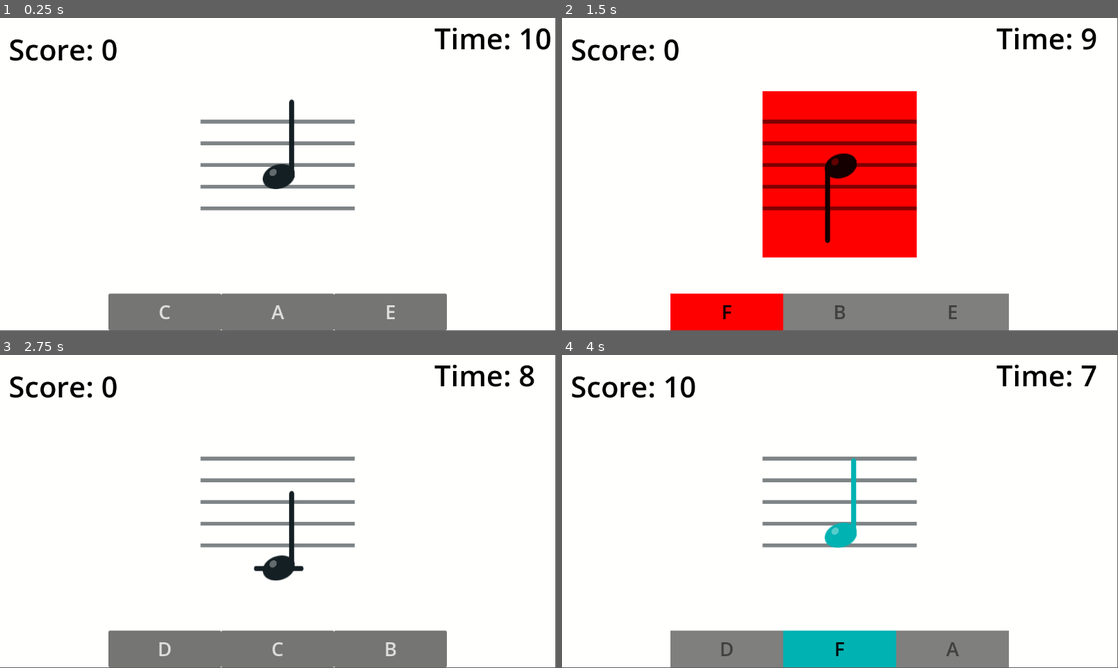
Above: before the commit, frames 1-4 (two rows, left to right).
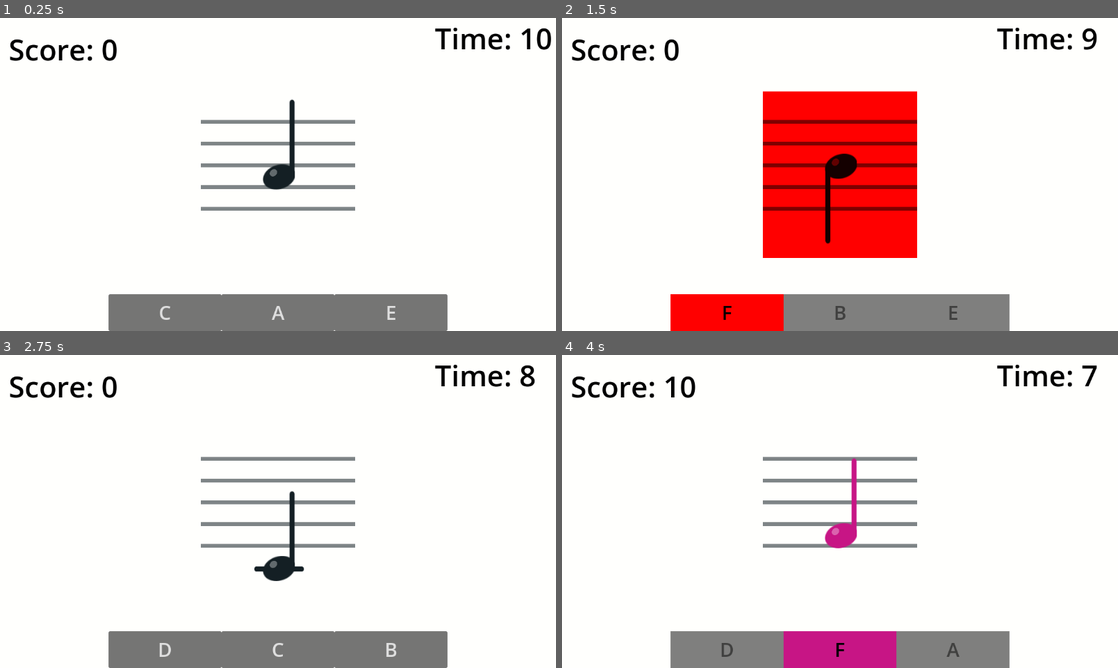
Above: after the commit, the same moments.

Repository: firesmoker/flashcards1
Game: Godot game, scene res://scenes/game.tscn
Same seed, same stepped clock (60 frames per second), same inputs: the game is played once before the commit and once after it.
Inputs:
- Up to frame 1 (0.25 s): no input
- Up to frame 2 (1.5 s): click "C" at 0.5 s; click "F" at 1.25 s
- Up to frame 3 (2.75 s): click "B" at 2 s
- Up to frame 4 (4 s): click "D" at 2.75 s; click "F" at 3.5 s
In our replay, the window is 799x449 before the commit and 800x450 after it. These sizes can differ from the game's own. Grey fills any space a smaller window leaves; there, only what the larger window draws over its background counts as a difference.

The runs differ from the first frame. In frame 1, 1.4% of the frame differs, in the area x 1-100%, y 3-100%; in frame 2, 1.6%; in frame 3, 1.4%; in frame 4, 4.1%, in the area x 1-97%, y 3-100%.

Commit message:
note sounds and more

Diff:
--- a/project.godot
+++ b/project.godot
@@ -22,7 +22,7 @@
 [display]
 
 window/size/always_on_top=true
-window/handheld/orientation=6
+window/stretch/mode="viewport"
 
 [rendering]
 
--- a/scenes/game.tscn
+++ b/scenes/game.tscn
@@ -23,6 +23,8 @@
 		button.change_note(\"G\")
 "
 
+[sub_resource type="StyleBoxFlat" id="StyleBoxFlat_gee14"]
+
 [node name="Game" type="Node2D"]
 
 [node name="UI" type="CanvasLayer" parent="."]
@@ -143,12 +145,13 @@
 metadata/_edit_use_anchors_ = true
 
 [node name="GameOverOverlay" type="Panel" parent="UI"]
-visible = false
+z_index = 100
 anchors_preset = 15
 anchor_right = 1.0
 anchor_bottom = 1.0
 grow_horizontal = 2
 grow_vertical = 2
+theme_override_styles/panel = SubResource("StyleBoxFlat_gee14")
 
 [node name="Label" type="Label" parent="UI/GameOverOverlay"]
 self_modulate = Color(0, 0, 0, 1)
--- /dev/null
+++ b/scenes/staff.tscn
@@ -0,0 +1,58 @@
+[gd_scene load_steps=2 format=3 uid="uid://cpieisjh0o5j1"]
+
+[ext_resource type="Texture2D" uid="uid://d4jl2ceml1s6k" path="res://LedgerLine_Center.png" id="1_0mpdh"]
+
+[node name="Staff" type="Control"]
+layout_mode = 3
+anchors_preset = 15
+anchor_right = 1.0
+anchor_bottom = 1.0
+offset_right = -1090.0
+offset_bottom = -587.0
+grow_horizontal = 2
+grow_vertical = 2
+
+[node name="Line1" type="TextureRect" parent="."]
+layout_mode = 1
+anchors_preset = 10
+anchor_right = 1.0
+offset_bottom = 4.0
+grow_horizontal = 2
+texture = ExtResource("1_0mpdh")
+expand_mode = 1
+
+[node name="Line2" type="TextureRect" parent="."]
+layout_mode = 1
+anchors_preset = 10
+anchor_right = 1.0
+offset_bottom = 4.0
+grow_horizontal = 2
+texture = ExtResource("1_0mpdh")
+expand_mode = 1
+
+[node name="Line3" type="TextureRect" parent="."]
+layout_mode = 1
+anchors_preset = 10
+anchor_right = 1.0
+offset_bottom = 4.0
+grow_horizontal = 2
+texture = ExtResource("1_0mpdh")
+expand_mode = 1
+
+[node name="Line4" type="TextureRect" parent="."]
+layout_mode = 1
+anchors_preset = 10
+anchor_right = 1.0
+offset_bottom = 4.0
+grow_horizontal = 2
+texture = ExtResource("1_0mpdh")
+expand_mode = 1
+
+[node name="Line5" type="TextureRect" parent="."]
+layout_mode = 1
+anchors_preset = 10
+anchor_right = 1.0
+offset_bottom = 4.0
+grow_horizontal = 2
+texture = ExtResource("1_0mpdh")
+expand_mode = 1
--- a/scripts/game_manager.gd
+++ b/scripts/game_manager.gd
@@ -35,6 +35,8 @@
 @onready var game_over_overlay: Panel = $"../UI/GameOverOverlay"
 @onready var restart_button: Button = $"../UI/GameOverOverlay/RestartButton"
 
+var chosen_element1: Variant
+var chosen_element2: Variant
 var current_note_buttons: Array
 signal ready_for_next_level
 signal success
@@ -170,11 +172,21 @@
 	note_image.visible = !toggle
 	staff.visible = !toggle
 
+func determine_match_success(element1: Variant, element2: Variant) -> bool:
+	return element1.note == element2.note
+		#emit_signal("success",true, element1,element2)
+		#return true
+	#else:
+		#return false
+
+func choose_element(element: Variant) -> void:
+	pass
+
 
 func determine_success(button_pressed: Button = null) -> bool:
 	if recieved_note == note_on_staff.note:
-		audio.stream = audio.get_sound("click")
-		audio.play()
+		#audio.stream = audio.get_sound("click")
+		#audio.play()
 		#if button_pressed:
 		emit_signal("success",true, button_pressed)
 		update_score(success_score_bonus)
@@ -186,8 +198,8 @@
 		emit_signal("ready_for_next_level")
 		return true
 	else:
-		audio.stream = audio.get_sound("wrong")
-		audio.play()
+		#audio.stream = audio.get_sound("wrong")
+		#audio.play()
 		#if button_pressed:
 		emit_signal("success",false, button_pressed)
 		#print("fail!")
@@ -207,15 +219,27 @@
 			button.mouse_filter = Control.MOUSE_FILTER_STOP
 
 
+func get_user_input_new(element: Variant) -> void:
+	choose_element(element)
+
 func get_user_input(selected_note: String, button_pressed: Button = null) -> void:
 	input_enabled = false
 	disable_buttons()
 	recieved_note = selected_note
+	play_note(recieved_note)
 	determine_success(button_pressed)
 	await ready_for_next_level
 	disable_buttons(false)
 	set_flash_cards_level(create_random_level_notes())
 
+
+func play_note(note: String) -> void:
+	var octave: String = note[1]
+	print(octave)
+	var note_name: String = note[0]
+	print(note_name)
+	audio.stream = load("res://audio/"+octave+"-"+note_name+".ogg")
+	audio.play()
 
 func set_flash_cards_level(level_array: Array[String]) -> void:
 	toggle_note_name(false)
--- a/scripts/note_button.gd
+++ b/scripts/note_button.gd
@@ -25,6 +25,7 @@
 	modulate = Color.WHITE
 
 func press_button() -> void:
+	Input.vibrate_handheld(10)
 	emit_signal("note_pressed",note, self)
 
 
--- a/scripts/note_element.gd
+++ b/scripts/note_element.gd
@@ -6,9 +6,9 @@
 	"A4":{"location":5,"color": Color(0,0.697,0.697)},
 	"B4":{"location":6,"color": Color(0,0.697,0.697)},
 	"C4":{"location":0,"color": Color.MEDIUM_PURPLE},
-	"D4":{"location":1,"color": Color(0,0.697,0.697)},
-	"E4":{"location":2,"color": Color(0,0.697,0.697)},
-	"F4":{"location":3,"color": Color(0,0.697,0.697)},
+	"D4":{"location":1,"color": Color.ORANGE},
+	"E4":{"location":2,"color": Color.SEA_GREEN},
+	"F4":{"location":3,"color": Color.MEDIUM_VIOLET_RED},
 	"G4":{"location":4,"color": Color(0,0.697,0.697)},
 }
 static var stem_reverse_location_threshold: int
Not shown, added: audio/3-A.ogg.import
Not shown, added: audio/3-B.ogg.import
Not shown, added: audio/3-C.ogg.import
Not shown, added: audio/3-D.ogg.import
Not shown, added: audio/3-E.ogg.import
Not shown, added: audio/3-F.ogg.import
Not shown, added: audio/3-G.ogg.import
Not shown, added: audio/4-A.ogg.import
Not shown, added: audio/4-B.ogg.import
Not shown, added: audio/4-C.ogg.import
Not shown, added: audio/4-D.ogg.import
Not shown, added: audio/4-E.ogg.import
(and 22 more such lines)
